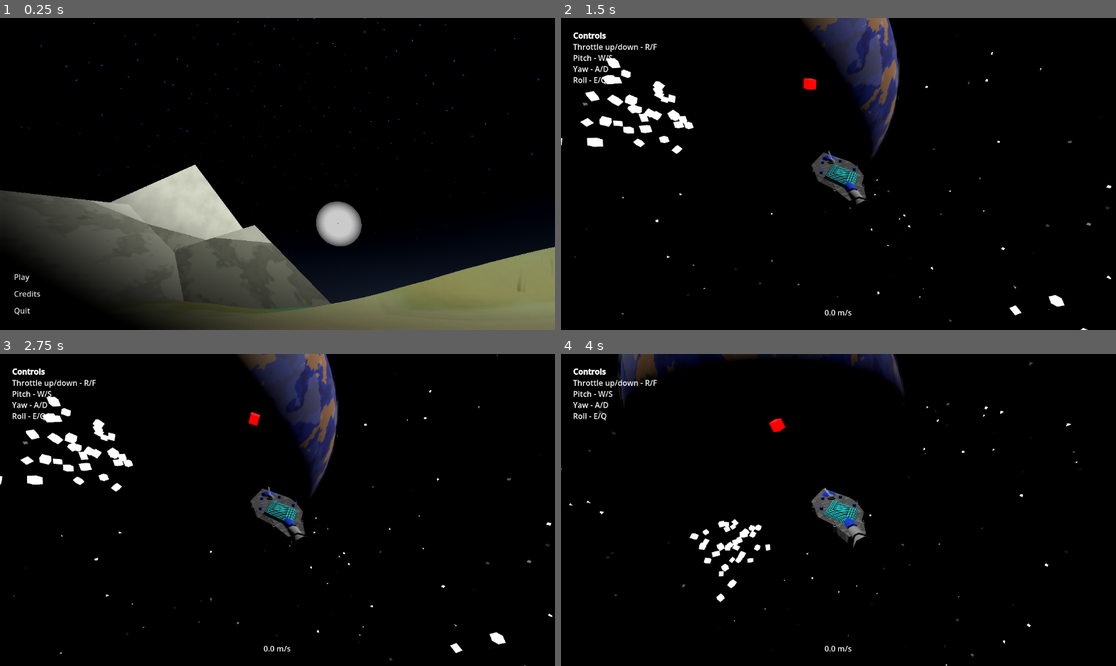
Above: before the commit, frames 1-4 (two rows, left to right).
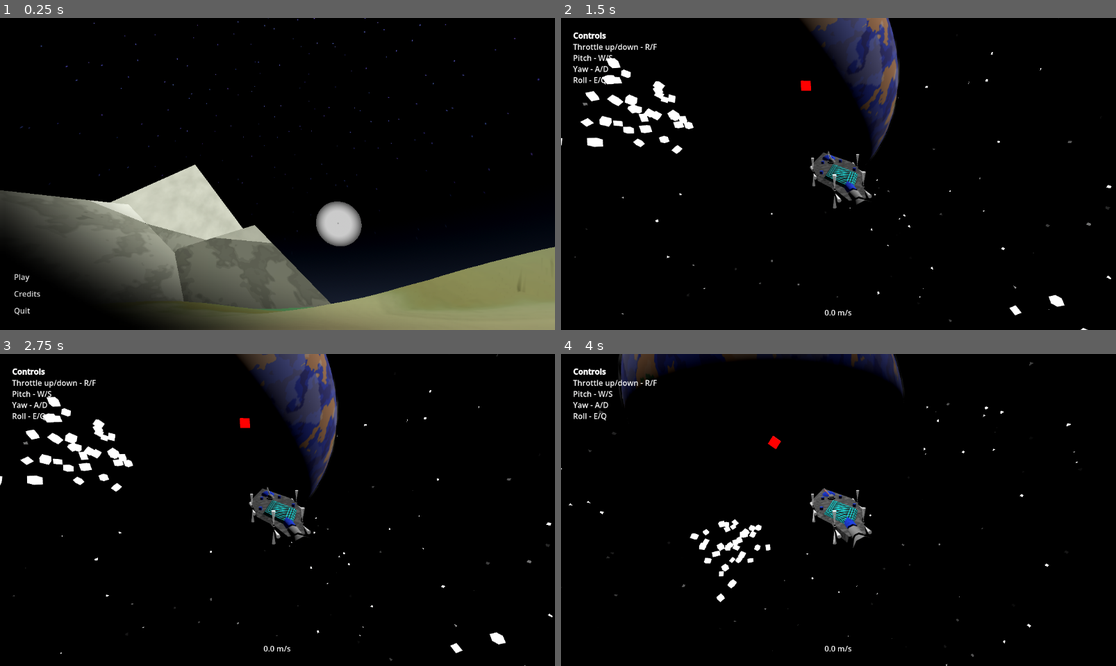
Above: after the commit, the same moments.

Repository: Ortley/black-hole-stars
Game: Godot game, scene res://scene/init.tscn
Same seed, same stepped clock (60 frames per second), same inputs: the game is played once before the commit and once after it. The engine's default icon, where the game draws it, is replaced by a stand-in: a white triangle on a blue panel in a dark square.
Inputs (mouse positions are in pixels of both pictures, inside the frame that each line leads up to):
- Up to frame 1 (0.25 s): no input
- Up to frame 2 (1.5 s): click "Play" at 0.5 s; tap Enter at 1.25 s; move the mouse to (960, 158) at 1.27 s; hold E (roll_right) from 1.28 s (still down); hold Space (sas) from 1.28 s (still down); click (960, 158) at 1.42 s
- Up to frame 3 (2.75 s): move the mouse to (166, 525) at 2.02 s; release E (roll_right) at 2.03 s; release Space (sas) at 2.03 s; hold Down from 2.03 s (still down); tap S (test_cam_backward) at 2.1 s
- Up to frame 4 (4 s): move the mouse to (894, 441) at 2.77 s; release Down at 2.78 s; hold E (roll_right) 2.78-3.53 s; tap W (test_cam_forward) at 2.85 s; move the mouse to (810, 572) at 3.52 s; hold Up from 3.53 s (still down); tap A (test_cam_left) at 3.6 s; click (810, 572) at 3.67 s

The runs differ from the first frame. In frame 1, 8.5% of the frame differs, in the area x 6-100%, y 55-100%; in frame 2, 0.2%; in frame 3, 0.5%; in frame 4, 0.5%.
Error after the commit: Invalid assignment of property or key 'visible' with value of type 'bool' on a base object of type 'null instance'. (res://script/class/rcs.gd:18)

Commit message:
fix some assets

Diff:
--- /dev/null
+++ b/res/parts/rcs/mono.tscn
@@ -0,0 +1,46 @@
+[gd_scene format=3 uid="uid://dgq7pimmpmekr"]
+
+[ext_resource type="Script" uid="uid://ci2c07u5enlda" path="res://script/class/rcs.gd" id="1_fiqja"]
+
+[sub_resource type="Gradient" id="Gradient_0keao"]
+interpolation_mode = 1
+offsets = PackedFloat32Array(0, 0.3529412, 0.62091506)
+colors = PackedColorArray(0.5686275, 0.5686275, 0.5686275, 1, 0.71737665, 0.71737665, 0.71737665, 1, 1, 1, 1, 1)
+
+[sub_resource type="FastNoiseLite" id="FastNoiseLite_0keao"]
+
+[sub_resource type="NoiseTexture2D" id="NoiseTexture2D_bgaql"]
+noise = SubResource("FastNoiseLite_0keao")
+color_ramp = SubResource("Gradient_0keao")
+seamless = true
+
+[sub_resource type="StandardMaterial3D" id="StandardMaterial3D_rn8gi"]
+transparency = 1
+albedo_color = Color(1, 1, 1, 0.8509804)
+albedo_texture = SubResource("NoiseTexture2D_bgaql")
+emission_enabled = true
+emission = Color(0.556953, 0.556953, 0.556953, 1)
+uv1_scale = Vector3(4.085, 4.085, 4.085)
+uv1_triplanar = true
+
+[node name="Thruster" type="Node3D" unique_id=927994817]
+script = ExtResource("1_fiqja")
+metadata/_custom_type_script = "uid://ci2c07u5enlda"
+
+[node name="Nozzle" type="CSGCylinder3D" parent="." unique_id=1936519092]
+transform = Transform3D(-4.371139e-08, -1, 0, 1, -4.371139e-08, 0, 0, 0, 1, 0, 0, 0)
+layers = 2
+radius = 0.05
+height = 0.2
+cone = true
+
+[node name="Exhaust" type="Node3D" parent="." unique_id=373873261]
+transform = Transform3D(-4.371139e-08, 0, 1, 0, 1, 0, -1, 0, -4.371139e-08, 0.4, 0, 0)
+
+[node name="Gas" type="CSGCylinder3D" parent="Exhaust" unique_id=1456717712]
+transform = Transform3D(1, 0, 0, 0, -4.371139e-08, 1, 0, -1, -4.371139e-08, 0, 0, 0)
+layers = 2
+radius = 0.1
+height = 0.8
+cone = true
+material = SubResource("StandardMaterial3D_rn8gi")
--- a/res/parts/rcs/orth_4_horn.tscn
+++ b/res/parts/rcs/orth_4_horn.tscn
@@ -1,27 +1,6 @@
 [gd_scene format=3 uid="uid://cipis777hf8e7"]
 
-[ext_resource type="Script" uid="uid://ci2c07u5enlda" path="res://script/class/rcs.gd" id="1_0keao"]
-
-[sub_resource type="Gradient" id="Gradient_0keao"]
-interpolation_mode = 1
-offsets = PackedFloat32Array(0, 0.3529412, 0.62091506)
-colors = PackedColorArray(0.5686275, 0.5686275, 0.5686275, 1, 0.71737665, 0.71737665, 0.71737665, 1, 1, 1, 1, 1)
-
-[sub_resource type="FastNoiseLite" id="FastNoiseLite_0keao"]
-
-[sub_resource type="NoiseTexture2D" id="NoiseTexture2D_bgaql"]
-noise = SubResource("FastNoiseLite_0keao")
-color_ramp = SubResource("Gradient_0keao")
-seamless = true
-
-[sub_resource type="StandardMaterial3D" id="StandardMaterial3D_rn8gi"]
-transparency = 1
-albedo_color = Color(1, 1, 1, 0.8509804)
-albedo_texture = SubResource("NoiseTexture2D_bgaql")
-emission_enabled = true
-emission = Color(0.556953, 0.556953, 0.556953, 1)
-uv1_scale = Vector3(4.085, 4.085, 4.085)
-uv1_triplanar = true
+[ext_resource type="PackedScene" uid="uid://dgq7pimmpmekr" path="res://res/parts/rcs/mono.tscn" id="1_3vnl8"]
 
 [node name="Orth4Horn" type="Node3D" unique_id=1681106376]
 
@@ -30,110 +9,18 @@
 layers = 2
 size = Vector3(0.2, 0.1, 0.2)
 
-[node name="Thruster" type="Node3D" parent="." unique_id=448475296]
-transform = Transform3D(1.3113416e-07, 0, 1, 0, 1, 0, -1, 0, 1.3113416e-07, 0, 0, 0)
+[node name="MonoThruster" parent="." unique_id=889195611 instance=ExtResource("1_3vnl8")]
+transform = Transform3D(7.54979e-08, 0, 1, 0, 1, 0, -1, 0, 7.54979e-08, 0, 0.05, -0.1)
+magnitude = 150.0
 
-[node name="Nozzle" type="CSGCylinder3D" parent="Thruster" unique_id=641392252]
-transform = Transform3D(-4.371139e-08, -1, 0, 1, -4.371139e-08, 0, 0, 0, 1, 0.1, 0.05, 0)
-layers = 2
-radius = 0.05
-height = 0.2
-cone = true
+[node name="MonoThruster2" parent="." unique_id=2097103110 instance=ExtResource("1_3vnl8")]
+transform = Transform3D(1, 0, -1.1920929e-07, 0, 1, 0, 1.1920929e-07, 0, 1, 0.1, 0.05, 0)
+magnitude = 150.0
 
-[node name="RCS" type="Node3D" parent="Thruster" unique_id=139092930]
-transform = Transform3D(3.059797e-07, 0, -1, 0, 1, 0, 1, 0, 3.059797e-07, 0.2, 0.05, 0)
-script = ExtResource("1_0keao")
+[node name="MonoThruster3" parent="." unique_id=99730561 instance=ExtResource("1_3vnl8")]
+transform = Transform3D(-1.6292068e-07, 0, -1, 0, 1, 0, 1, 0, -1.6292068e-07, 0, 0.05, 0.1)
 magnitude = 150.0
-metadata/_custom_type_script = "uid://ci2c07u5enlda"
 
-[node name="Exhaust" type="Node3D" parent="Thruster" unique_id=367416852]
-transform = Transform3D(1, 0, 0, 0, 1, 0, 0, 0, 1, 0.2, 0.05, 0)
-
-[node name="Gas" type="CSGCylinder3D" parent="Thruster/Exhaust" unique_id=1065259527]
-transform = Transform3D(4.371139e-08, -1, -8.742277e-08, -1, -4.371139e-08, 0, -3.8213705e-15, 8.742277e-08, -1, 0.3, 7.450581e-09, -4.3711385e-08)
-layers = 2
-radius = 0.1
-height = 0.8
-cone = true
-material = SubResource("StandardMaterial3D_rn8gi")
-
-[node name="Thruster2" type="Node3D" parent="." unique_id=124437456]
-transform = Transform3D(1, 0, -1.7484555e-07, 0, 1, 0, 1.7484555e-07, 0, 1, 0, 0, 0)
-
-[node name="Nozzle" type="CSGCylinder3D" parent="Thruster2" unique_id=1374359846]
-transform = Transform3D(-4.371139e-08, -1, 0, 1, -4.371139e-08, 0, 0, 0, 1, 0.1, 0.05, 0)
-layers = 2
-radius = 0.05
-height = 0.2
-cone = true
-
-[node name="RCS" type="Node3D" parent="Thruster2" unique_id=286584574]
-transform = Transform3D(3.059797e-07, 0, -1, 0, 1, 0, 1, 0, 3.059797e-07, 0.2, 0.05, 0)
-script = ExtResource("1_0keao")
+[node name="MonoThruster4" parent="." unique_id=1503270739 instance=ExtResource("1_3vnl8")]
+transform = Transform3D(-1, 0, 2.0663208e-07, 0, 1, 0, -2.0663208e-07, 0, -1, -0.1, 0.05, 0)
 magnitude = 150.0
-metadata/_custom_type_script = "uid://ci2c07u5enlda"
-
-[node name="Exhaust" type="Node3D" parent="Thruster2" unique_id=1140242777]
-transform = Transform3D(1, 0, 0, 0, 1, 0, 0, 0, 1, 0.2, 0.05, 0)
-
-[node name="Gas" type="CSGCylinder3D" parent="Thruster2/Exhaust" unique_id=610086211]
-transform = Transform3D(4.371139e-08, -1, -8.742277e-08, -1, -4.371139e-08, 0, -3.8213705e-15, 8.742277e-08, -1, 0.3, 7.450581e-09, -4.3711385e-08)
-layers = 2
-radius = 0.1
-height = 0.8
-cone = true
-material = SubResource("StandardMaterial3D_rn8gi")
-
-[node name="Thruster3" type="Node3D" parent="." unique_id=1733386764]
-transform = Transform3D(-2.1855695e-07, 0, -1, 0, 1, 0, 1, 0, -2.1855695e-07, 0, 0, 0)
-
-[node name="Nozzle" type="CSGCylinder3D" parent="Thruster3" unique_id=2084150403]
-transform = Transform3D(-4.371139e-08, -1, 0, 1, -4.371139e-08, 0, 0, 0, 1, 0.1, 0.05, 0)
-layers = 2
-radius = 0.05
-height = 0.2
-cone = true
-
-[node name="RCS" type="Node3D" parent="Thruster3" unique_id=588259877]
-transform = Transform3D(3.059797e-07, 0, -1, 0, 1, 0, 1, 0, 3.059797e-07, 0.2, 0.05, 0)
-script = ExtResource("1_0keao")
-magnitude = 150.0
-metadata/_custom_type_script = "uid://ci2c07u5enlda"
-
-[node name="Exhaust" type="Node3D" parent="Thruster3" unique_id=96206551]
-transform = Transform3D(1, 0, 0, 0, 1, 0, 0, 0, 1, 0.2, 0.05, 0)
-
-[node name="Gas" type="CSGCylinder3D" parent="Thruster3/Exhaust" unique_id=1928903474]
-transform = Transform3D(4.371139e-08, -1, -8.742277e-08, -1, -4.371139e-08, 0, -3.8213705e-15, 8.742277e-08, -1, 0.3, 7.450581e-09, -4.3711385e-08)
-layers = 2
-radius = 0.1
-height = 0.8
-cone = true
-material = SubResource("StandardMaterial3D_rn8gi")
-
-[node name="Thruster4" type="Node3D" parent="." unique_id=578133123]
-transform = Transform3D(-1, 0, 2.6226834e-07, 0, 1, 0, -2.6226834e-07, 0, -1, 0, 0, 0)
-
-[node name="Nozzle" type="CSGCylinder3D" parent="Thruster4" unique_id=835479260]
-transform = Transform3D(-4.371139e-08, -1, 0, 1, -4.371139e-08, 0, 0, 0, 1, 0.1, 0.05, 0)
-layers = 2
-radius = 0.05
-height = 0.2
-cone = true
-
-[node name="RCS" type="Node3D" parent="Thruster4" unique_id=569896733]
-transform = Transform3D(3.059797e-07, 0, -1, 0, 1, 0, 1, 0, 3.059797e-07, 0.2, 0.05, 0)
-script = ExtResource("1_0keao")
-magnitude = 150.0
-metadata/_custom_type_script = "uid://ci2c07u5enlda"
-
-[node name="Exhaust" type="Node3D" parent="Thruster4" unique_id=99154700]
-transform = Transform3D(1, 0, 0, 0, 1, 0, 0, 0, 1, 0.2, 0.05, 0)
-
-[node name="Gas" type="CSGCylinder3D" parent="Thruster4/Exhaust" unique_id=357060201]
-transform = Transform3D(4.371139e-08, -1, -8.742277e-08, -1, -4.371139e-08, 0, -3.8213705e-15, 8.742277e-08, -1, 0.3, 7.450581e-09, -4.3711385e-08)
-layers = 2
-radius = 0.1
-height = 0.8
-cone = true
-material = SubResource("StandardMaterial3D_rn8gi")
--- a/scene/game.tscn
+++ b/scene/game.tscn
@@ -740,8 +740,6 @@
 [node name="NormalSpaceBody" type="RigidBody3D" parent="World/Normal" unique_id=2057398848]
 unique_name_in_owner = true
 transform = Transform3D(1, 0, 0, 0, 1, 0, 0, 0, 1, 0, 5, -14)
-linear_velocity = Vector3(0.5, 0.2, 0)
-angular_velocity = Vector3(0.20943952, 0.62831855, 0)
 script = ExtResource("1_5kiuu")
 metadata/_custom_type_script = "uid://bam1jhwo5dvuo"
 
--- a/scene/init.tscn
+++ b/scene/init.tscn
@@ -314,7 +314,8 @@
 [sub_resource type="Curve3D" id="Curve3D_42rhp"]
 
 [sub_resource type="Gradient" id="Gradient_4jbsl"]
-offsets = PackedFloat32Array(0.63583815, 0.89017344)
+interpolation_mode = 2
+offsets = PackedFloat32Array(0.69154227, 0.89017344)
 colors = PackedColorArray(0, 0, 0, 0, 0, 0, 0, 1)
 
 [sub_resource type="GradientTexture2D" id="GradientTexture2D_2a4qf"]
@@ -508,8 +509,8 @@
 tracks/2/interp = 1
 tracks/2/loop_wrap = true
 tracks/2/keys = {
-"times": PackedFloat32Array(0.2, 1),
-"transitions": PackedFloat32Array(-3.0314302, -2),
+"times": PackedFloat32Array(0, 1),
+"transitions": PackedFloat32Array(-2, -2),
 "update": 0,
 "values": [0.0, -1.0]
 }
@@ -520,10 +521,10 @@
 tracks/3/interp = 1
 tracks/3/loop_wrap = true
 tracks/3/keys = {
-"times": PackedFloat32Array(0.2),
-"transitions": PackedFloat32Array(-3.0314302),
-"update": 0,
-"values": [0.0]
+"times": PackedFloat32Array(0, 1),
+"transitions": PackedFloat32Array(-2, 1),
+"update": 0,
+"values": [0.0, -0.5]
 }
 tracks/4/type = "value"
 tracks/4/imported = false
@@ -532,10 +533,10 @@
 tracks/4/interp = 1
 tracks/4/loop_wrap = true
 tracks/4/keys = {
-"times": PackedFloat32Array(0.2),
-"transitions": PackedFloat32Array(-3.0314302),
-"update": 0,
-"values": [1.0]
+"times": PackedFloat32Array(0, 1),
+"transitions": PackedFloat32Array(-2, 1),
+"update": 0,
+"values": [1.0, 1.5]
 }
 tracks/5/type = "value"
 tracks/5/imported = false
@@ -544,8 +545,8 @@
 tracks/5/interp = 1
 tracks/5/loop_wrap = true
 tracks/5/keys = {
-"times": PackedFloat32Array(0.2, 1),
-"transitions": PackedFloat32Array(-3.0314302, -2),
+"times": PackedFloat32Array(0, 1),
+"transitions": PackedFloat32Array(-2, -2),
 "update": 0,
 "values": [1.0, 2.0]
 }
